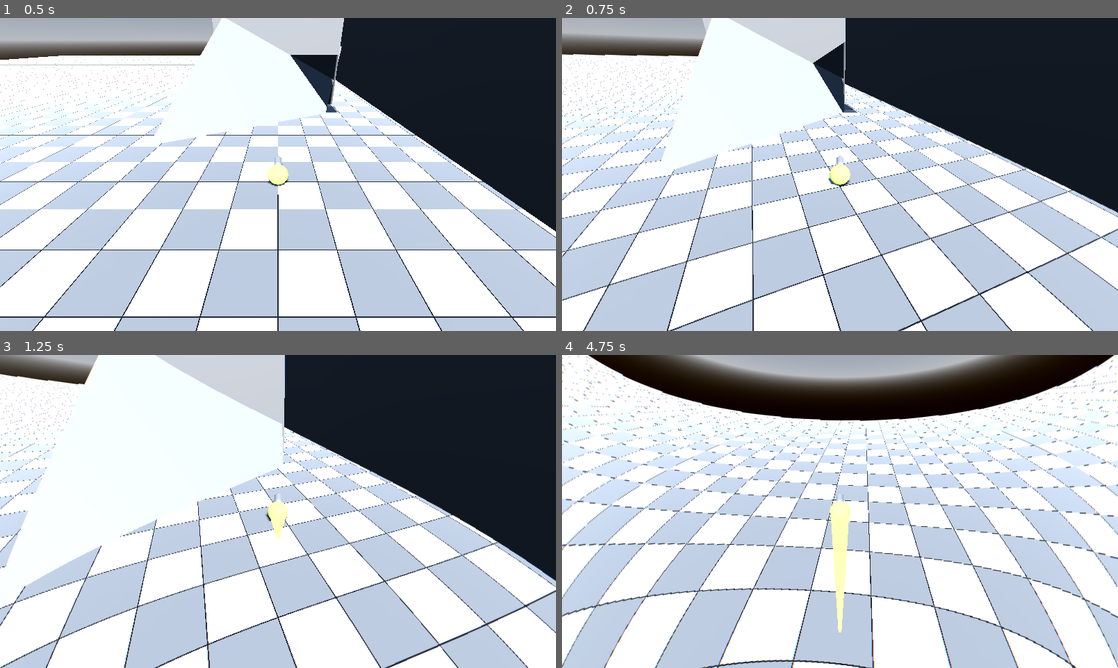
Above: before the commit, frames 1-4 (two rows, left to right).
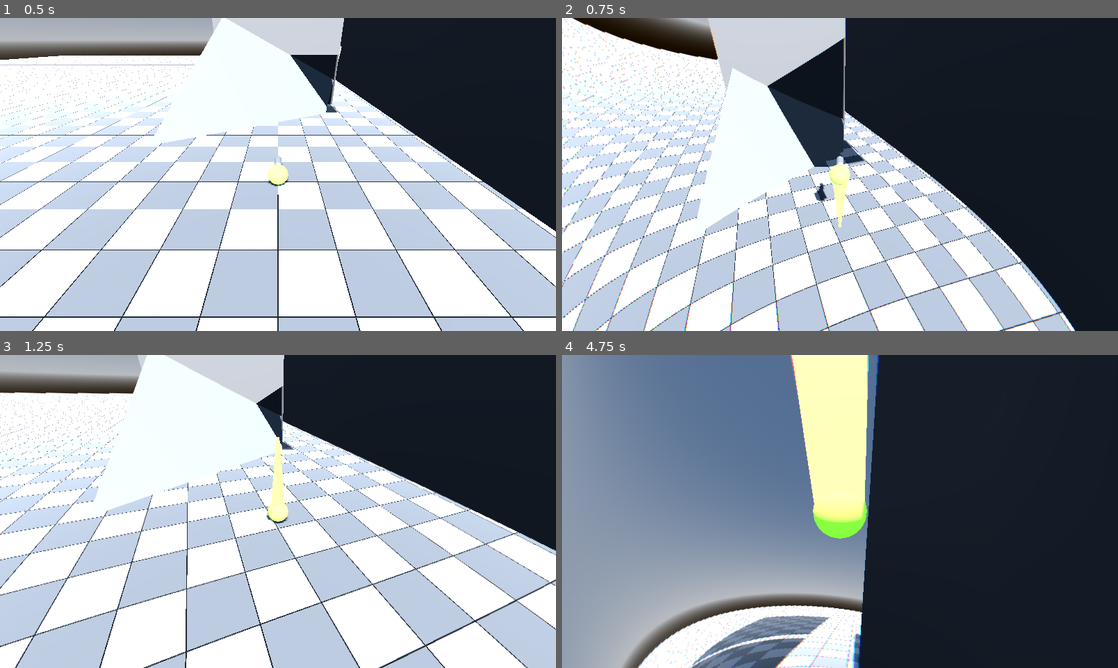
Above: after the commit, the same moments.

Repository: numero15/chiendent
Game: Godot game, scene res://root.tscn
Two runs of this game, one before a commit and one after it. Both use one fixed random seed, a clock stepped at 60 frames per second and the inputs below.
Inputs (mouse positions are in pixels of both pictures, inside the frame that each line leads up to):
- Up to frame 1 (0.5 s): no input
- Up to frame 2 (0.75 s): tap Enter at 0.5 s; move the mouse to (867, 174) at 0.52 s; hold Up (ui_up) from 0.53 s (still down); tap Space (ui_select) at 0.6 s
- Up to frame 3 (1.25 s): keep holding Up (ui_up); tap Space (ui_select) at 0.77, 1.07 s
- Up to frame 4 (4.75 s): keep holding Up (ui_up); move the mouse to (812, 511) at 1.27 s; tap Space (ui_select) at 1.35, 1.52, 1.82, 2.1, 2.85, 3.02, 3.32, 3.6, 3.77, 4.07, 4.35, 4.52 s; move the mouse to (851, 505) at 2.02 s; move the mouse to (834, 517) at 2.77 s; move the mouse to (878, 514) at 3.52 s; move the mouse to (795, 508) at 4.27 s

Frame 1 is identical in both runs. In frame 2, 50% of the frame differs, in the area x 0-100%, y 0-100%; in frame 3, 48%; in frame 4, 99%.

Commit message:
improved grind

Diff:
--- a/entites/player/player.gd
+++ b/entites/player/player.gd
@@ -1,6 +1,6 @@
 extends CharacterBody3D
 
-@export var affected_by_gravity: bool = true
+var affected_by_gravity: bool = true
 @export var screen_lines: Node
 @export var distortion: Node
 @export var maxSpeed := 40.0
@@ -19,27 +19,6 @@
 
 func _ready() -> void:
 	Input.set_mouse_mode(Input.MOUSE_MODE_CAPTURED)
-	$checkerGrind.connect("body_entered",bodyEntered)
-
-#remove from player
-func bodyEntered(_body:CSGPolygon3D) -> void:
-	#detection du rail
-	var path: Path3D = _body.get_parent_node_3d()
-	var curve: Curve3D = path.curve
-
-	# transform the target position to local space
-	var path_transform: Transform3D = path.global_transform
-	var local_pos: Vector3 = global_position * path_transform
-
-	# get the nearest offset on the curve
-	var offset: float = curve.get_closest_offset(local_pos)
-	$"../Path3DRail/PathFollow3D".progress=offset
-
-	# get the local position at this offset
-	#var curve_pos: Vector3 = curve.sample_baked(offset, true)
-
-	# transform it back to world space
-	#curve_pos = path_transform * curve_pos
 
 func _input(event: InputEvent) -> void:
 	if event is InputEventMouseMotion:
@@ -60,7 +39,7 @@
 		jumpVec = avgNormal * 50
 		gravity = avgNormal * -3
 	elif affected_by_gravity: # ajouter ces lignes pour que le perso tombe/saute avec la gravité vers le bas
-		avgNormal = avgNormal.lerp(Vector3.UP, .08)
+		avgNormal = avgNormal.lerp(Vector3.UP, .02)
 		jumpVec = avgNormal * 50
 		gravity = avgNormal * -3
 
--- a/entites/player/playerStateAir.gd
+++ b/entites/player/playerStateAir.gd
@@ -2,15 +2,29 @@
 
 func enter_state(_msg := {}) -> void:
 	set_physics_process(true)
+	if _msg.has("jump"):
+		owner.vel = owner.curSpeed * owner.get_dir()
+		print(owner.curSpeed)
+		owner.avgNormal =  _msg["jump"]
+		owner.jumpVec =  owner.avgNormal * 50
+		owner.gravity =  owner.avgNormal * -3
+		owner.jumpVectors += owner.jumpVec
+		#avgNormal = Vector3.UP
+		owner.affected_by_gravity = false
+	else :
+		owner.affected_by_gravity = true
+
 
 func _physics_process(delta):
 	owner.checkRays()
+
+	if owner.jumpVectors.dot(owner.jumpVectors + owner.gravity) <0 :
+		owner.affected_by_gravity = true
+		owner.checkerGrind.set_deferred("monitoring", true)
+
 	owner.jumpVectors += owner.gravity
-	owner.velocity = owner.vel + owner.jumpVectors
+	owner.velocity = owner.vel/2 + owner.jumpVectors
 	owner.move()
-
-	if Input.is_action_just_pressed("ui_select"):
-		change_state.emit($"../Air", 'jump')
 
 	if owner.is_on_floor():
 		change_state.emit($"../Move")
--- a/entites/player/playerStateGrind.gd
+++ b/entites/player/playerStateGrind.gd
@@ -31,20 +31,24 @@
 	pathFollow.progress = offset
 
 	var curve_forward : Vector3 = -curve.sample_baked_with_rotation(offset).basis.z
-	print(curve_forward)
 	curve_forward = curve_forward.normalized()
 	var vel_nor : Vector3 = owner.velocity.normalized()
-	if curve_forward.angle_to(vel_nor) < PI/4 :
+	if curve_forward.dot(vel_nor) > 0 :
 		direction = 1
 	else :
 		direction = -1
 
 
 func _physics_process(delta):
-	offset += 20*delta*direction
+	offset += owner.curSpeed*delta*direction
 	pathFollow.progress = offset
 	owner.global_transform = pathFollow.global_transform.rotated_local(Vector3.UP, -PI/2*direction)
 
+	if Input.is_action_just_pressed("ui_select"):
+		change_state.emit($"../Air", {jump = curve.sample_baked_up_vector(offset, true)})
+
 
 func exit_state() -> void:
+	set_physics_process(false)
 	pathFollow.queue_free()
+	owner.curSpeed = 20.0
--- a/entites/player/playerStateMove.gd
+++ b/entites/player/playerStateMove.gd
@@ -11,7 +11,8 @@
 	if not owner.is_on_floor():
 		change_state.emit($"../Fall")
 
-
+	if Input.is_action_just_pressed("ui_select"):
+		change_state.emit($"../Air", {jump = owner.avgNormal})
 
 func _on_checker_grind_body_entered(body):
 	change_state.emit($"../Grind",{_body = body})
--- a/root.tscn
+++ b/root.tscn
@@ -87,12 +87,10 @@
 
 [sub_resource type="Curve3D" id="Curve3D_vgcq4"]
 _data = {
-"points": PackedVector3Array(0, 0, 0, 0, 0, 0, 0.311888, -0.734752, 0.0149207, 3.4068, -0.534247, -6.77096, -3.4068, 0.534247, 6.77096, -9.5057, -0.389812, -2.13476, -4.76255, 0.290524, -6.76455, 4.76255, -0.290524, 6.76455, -14.276, 0.822182, 10.0235, 0, 0, 0, 0, 0, 0, 3.57196, 12.5355, 14.9616),
-"tilts": PackedFloat32Array(0, 0, 0, 0)
+"points": PackedVector3Array(0, 0, 0, 0, 0, 0, 0.311888, -0.734752, 0.0149207, 3.4068, -0.534247, -6.77096, -3.4068, 0.534247, 6.77096, -9.5057, -0.389812, -2.13476, -4.76255, 0.290524, -6.76455, 4.76255, -0.290524, 6.76455, -14.276, 0.822182, 10.0235),
+"tilts": PackedFloat32Array(0, 0, 0)
 }
-point_count = 4
-
-[sub_resource type="CapsuleMesh" id="CapsuleMesh_g3c6a"]
+point_count = 3
 
 [node name="Root" type="Node3D"]
 
@@ -212,16 +210,8 @@
 grow_vertical = 2
 
 [node name="Path3DRail" type="Path3D" parent="."]
-transform = Transform3D(1, 0, 0, 0, 1, 0, 0, 0, 1, -26.2758, -3.93565, 0)
+transform = Transform3D(1, 0, 0, 0, 1, 0, 0, 0, 1, -26.2758, 1.98945, 0)
 curve = SubResource("Curve3D_vgcq4")
-
-[node name="PathFollow3D" type="PathFollow3D" parent="Path3DRail"]
-transform = Transform3D(0.564456, 0.130079, 0.815148, -0.0413311, 0.990702, -0.129478, -0.824424, 0.0393933, 0.564596, -4.20675, 0.209651, -4.39879)
-progress = 6.12394
-
-[node name="MeshInstance3D" type="MeshInstance3D" parent="Path3DRail/PathFollow3D"]
-transform = Transform3D(1, 7.45058e-09, 5.96046e-08, -2.6077e-08, 1, 7.45058e-09, -2.98023e-08, 7.45058e-09, 1, 0, 0, 0)
-mesh = SubResource("CapsuleMesh_g3c6a")
 
 [node name="CSGPolygon3DRail" type="CSGPolygon3D" parent="Path3DRail"]
 use_collision = true
Not shown: 1 places in root.tscn that only renumber resources
